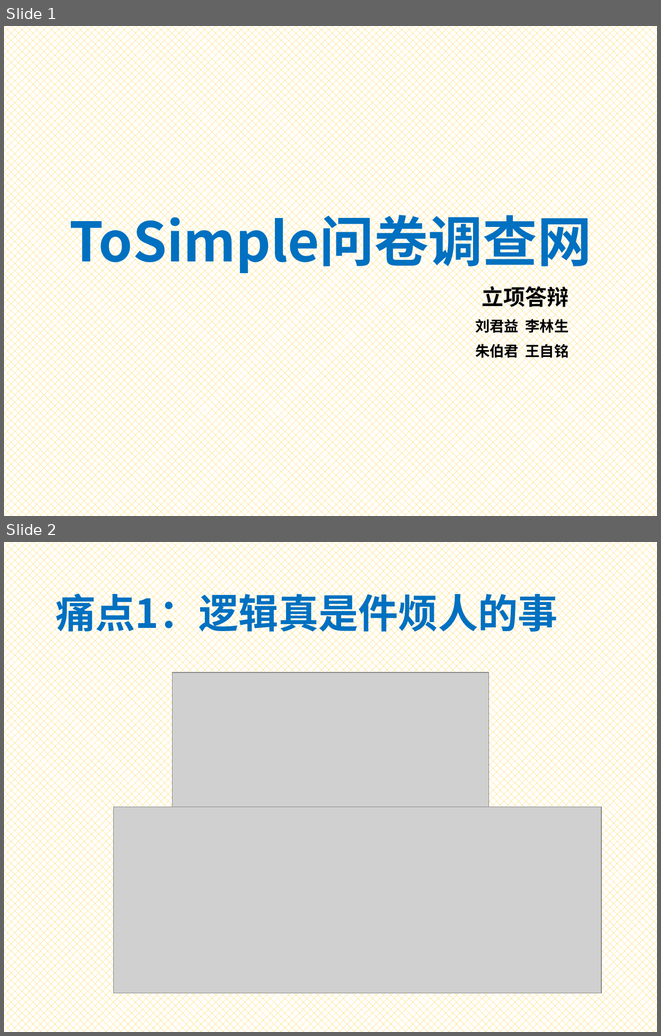
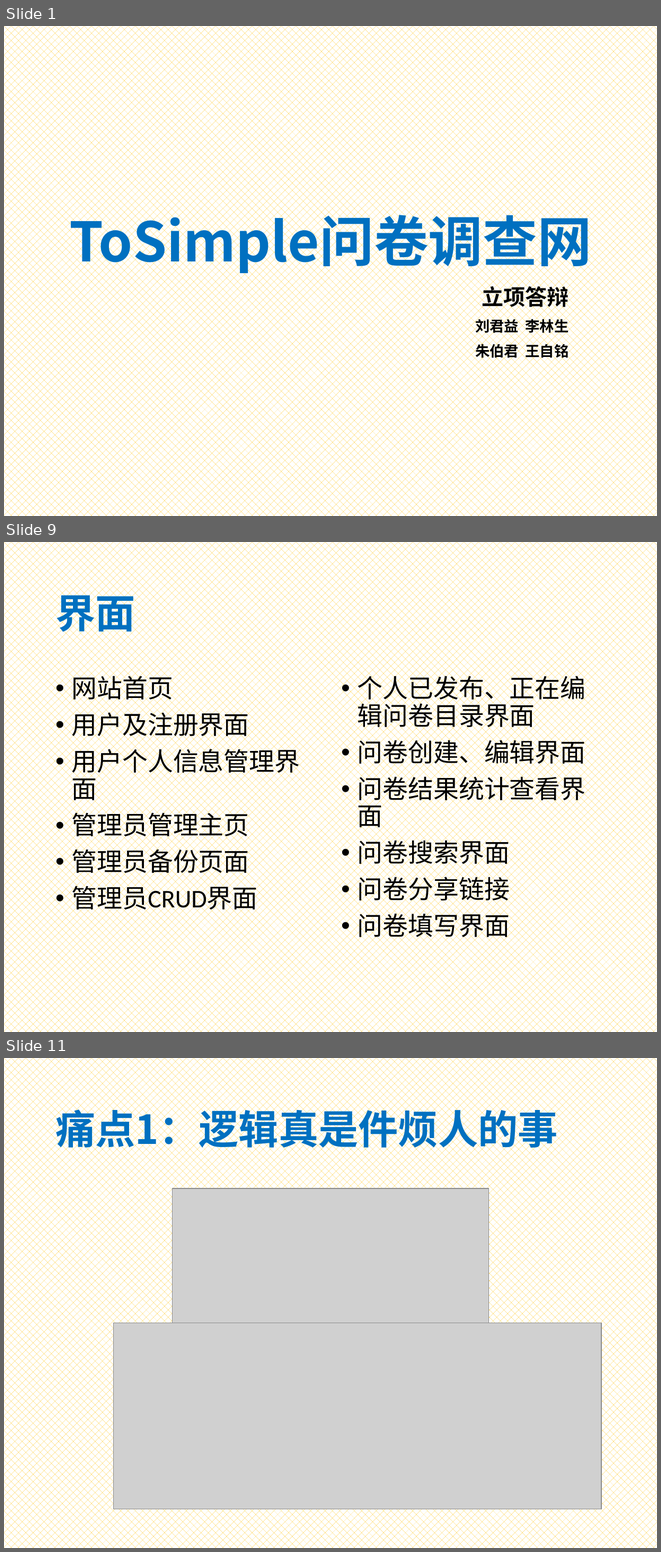
Before and after one commit to Bonjourz/to-simple, a slide deck: Presentation2 Template.pptx. Shown one above the other, each under a label of ours: slides 1 and 2 before the commit, slides 1, 9 and 11 after it; the slides between them are not shown. The pictures are 661x1036 and 661x1552 pixels, drawn with LibreOffice and Linux fonts; fonts in the diff are those of the drawing; grey boxes stand for pictures. Boxes give left, top, right and bottom in pixels: in the first picture for what was removed or moved away, otherwise in the second. Text is boxed around its words. In the diff, an @@ line names an element or a change of style, - is before the commit and + after.

```diff
--- a/Presentation2 Template.pptx
+++ b/Presentation2 Template.pptx
@@ slide 9 added at bbox=[4, 542, 657, 1032], background pattern #FFC000 on #FFFFFF @@
@@ title added at bbox=[55, 588, 135, 638], 44 pt, text #0070C0, bold @@
+界面
@@ text added at bbox=[72, 671, 300, 914], 28 pt, text #000000 @@
+• 网站首页
+• 用户及注册界面
+• 用户个人信息管理界面
+• 管理员管理主页
+• 管理员备份页面
+• 管理员CRUD界面
@@ text added at bbox=[358, 671, 586, 941], 28 pt, text #000000 @@
+• 个人已发布、正在编辑问卷目录界面
+• 问卷创建、编辑界面
+• 问卷结果统计查看界面
+• 问卷搜索界面
+• 问卷分享链接
+• 问卷填写界面
@@ what was slide 2 is now slide 11 @@
```
Also in this commit, not shown: 2 slides changed, 18 other slides added, 6 slides removed.
